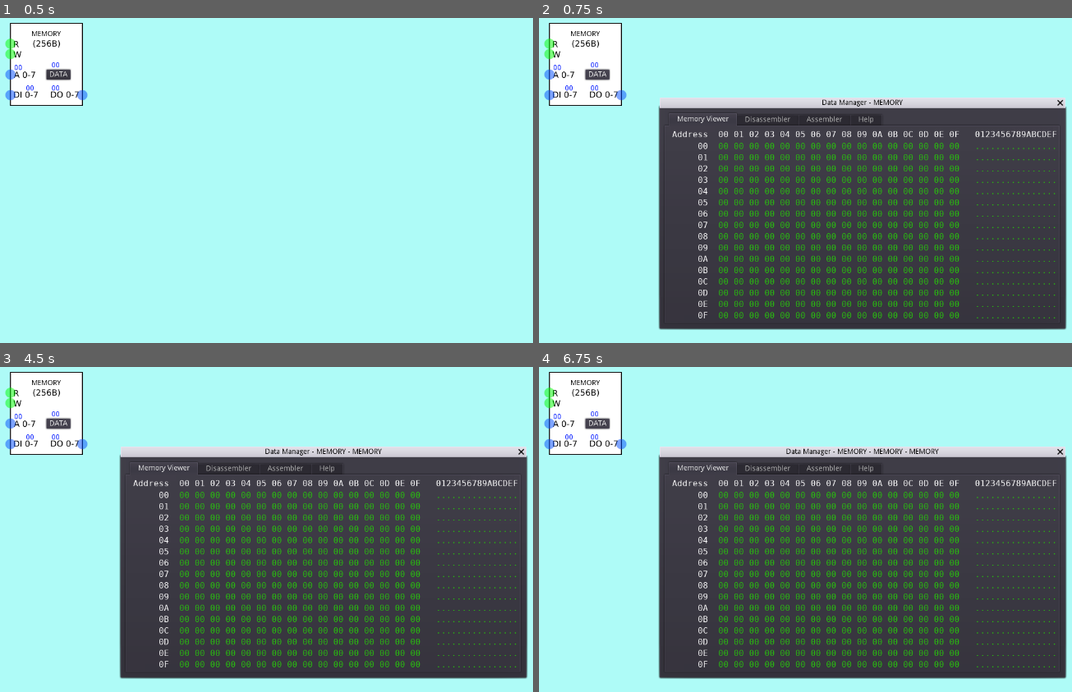
Above: before the commit, frames 1-4 (two rows, left to right).
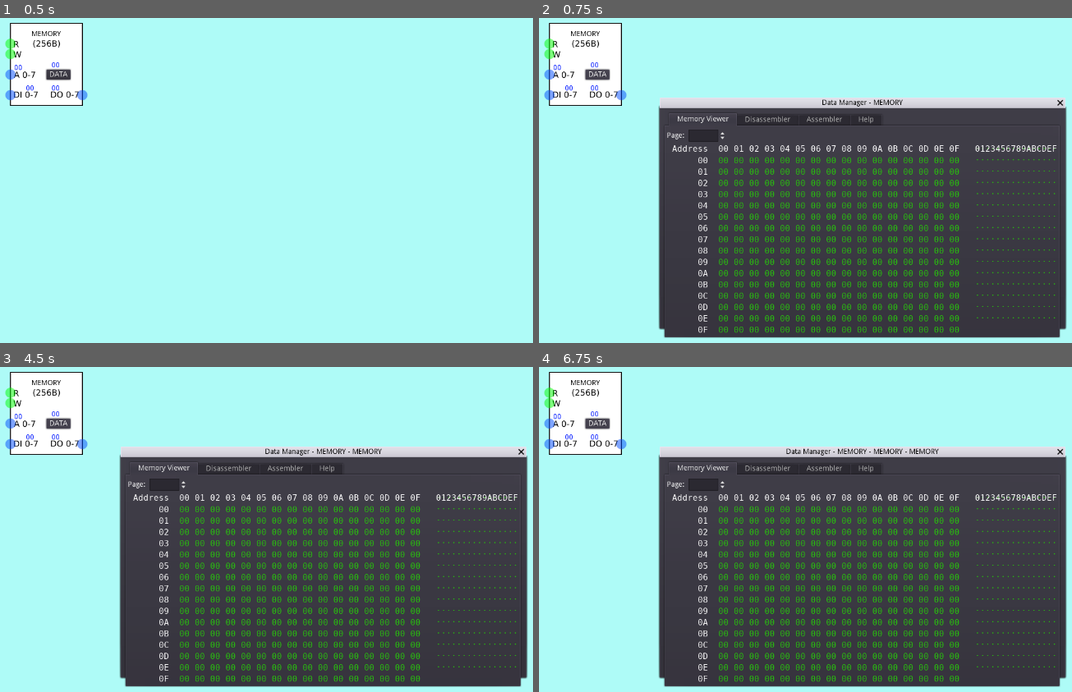
Above: after the commit, the same moments.

Repository: andrew-wilkes/digital-logic
Game: Godot game, scene res://parts/blocks/Memory.tscn
The game is run twice, just before and just after one commit, with the same random seed, the same clock (stepped at 60 frames per second) and the same inputs. This scene is started directly instead of the project's main scene.
Inputs:
- Up to frame 1 (0.5 s): no input
- Up to frame 2 (0.75 s): click "DATA" at 0.5 s
- Up to frame 3 (4.5 s): click "MEMORY" at 1.25 s; click "OK" at 2 s; click "MEMORY" at 2.75 s; click "OK" at 3.5 s; click "DATA" at 4.25 s
- Up to frame 4 (6.75 s): click "MEMORY" at 5 s; click "OK" at 5.75 s; click "DATA" at 6.5 s

Frame 1 is identical in both runs. In frame 2, 11% of the frame differs, in the area x 23-98%, y 34-99%; in frame 3, 11%; in frame 4, 11%.

Commit message:
Add page selector to Memory Viewer

Diff:
--- a/game/g.gd
+++ b/game/g.gd
@@ -12,6 +12,10 @@
 const UNSTABLE_THRESHOLD = 4
 const STATUS_COLORS = [Color.white, Color.orange, Color.red, Color.green, Color.yellow]
 const DEBUG = false
+
+var page = 0
+var pc = 0
+var max_page = 0
 
 var clicked_item = false
 var wire = null
--- a/game/panels/DataHelp.tscn
+++ b/game/panels/DataHelp.tscn
@@ -38,7 +38,7 @@
 
 [b]Assembler[/b]
 
-Here we may load, save, edit, and compile programs in the SUBLEQ language.
+Here we may load, save, edit, and compile programs in the SUBLEQ language or similar..
 
 Each line of code compiles to 3 bytes of machine code.
 The single operation is: [B] = [B] - [A] where [A] means the value stored at A
@@ -86,7 +86,7 @@
 
 Assembler
 
-Here we may load, save, edit, and compile programs in the SUBLEQ language.
+Here we may load, save, edit, and compile programs in the SUBLEQ language or similar..
 
 Each line of code compiles to 3 bytes of machine code.
 The single operation is: [B] = [B] - [A] where [A] means the value stored at A
--- a/game/panels/DataManager.gd
+++ b/game/panels/DataManager.gd
@@ -12,6 +12,7 @@
 func open(title = ""):
 	if title != "":
 		window_title += " - " + title
+	g.max_page = int(g.mem.size() / 256) - 1
 	call_deferred("popup_centered", Vector2(790, 430))
 	$Tabs/MemoryViewer.start(testing)
 	$Tabs/Disassembler.load_memory()
--- a/game/panels/MemoryViewer.gd
+++ b/game/panels/MemoryViewer.gd
@@ -13,10 +13,11 @@
 
 
 func start(_test = false):
+	$VBox/PageSelector.set_max()
 	testing = _test
 	if testing:
 		set_rand_data()
-	font_col = $HBox/VBox2/Hex.get("custom_colors/font_color")
+	font_col = $VBox/HBox/VBox2/Hex.get("custom_colors/font_color")
 	find_node("Sidebar").text = get_str_range("\n")
 	find_node("Header2").text = get_str_range()
 	find_node("Header3").text = get_str_range("", "%X")
@@ -42,7 +43,7 @@
 func _draw():
 	if draw_chrs:
 		var c_pos
-		var c_origin = $HBox/VBox3.rect_position + Vector2(0, 38)
+		var c_origin = $VBox/HBox/VBox3.rect_position + Vector2(0, 38)
 		var x = 0
 		var y = 0
 		for n in g.mem:
@@ -61,7 +62,7 @@
 	for i in n:
 		var v = i
 		if from_mem:
-			v = g.mem[i]
+			v = g.mem[i + g.page * 256]
 		sr.append(_fmt % v)
 	return sr.join(_chr)
 
--- a/game/panels/MemoryViewer.tscn
+++ b/game/panels/MemoryViewer.tscn
@@ -1,7 +1,8 @@
-[gd_scene load_steps=3 format=2]
+[gd_scene load_steps=4 format=2]
 
 [ext_resource path="res://assets/fonts/mono-font.tres" type="DynamicFont" id=1]
 [ext_resource path="res://panels/MemoryViewer.gd" type="Script" id=2]
+[ext_resource path="res://panels/PageSelector.tscn" type="PackedScene" id=3]
 
 [node name="MemoryViewer" type="MarginContainer"]
 margin_right = 780.0
@@ -11,24 +12,31 @@
 "_edit_use_anchors_": false
 }
 
-[node name="HBox" type="HBoxContainer" parent="."]
+[node name="VBox" type="VBoxContainer" parent="."]
 margin_right = 780.0
 margin_bottom = 412.0
+
+[node name="PageSelector" parent="VBox" instance=ExtResource( 3 )]
+
+[node name="HBox" type="HBoxContainer" parent="VBox"]
+margin_top = 28.0
+margin_right = 780.0
+margin_bottom = 70.0
 size_flags_horizontal = 3
 custom_constants/separation = 20
 __meta__ = {
 "_edit_use_anchors_": false
 }
 
-[node name="VBox1" type="VBoxContainer" parent="HBox"]
+[node name="VBox1" type="VBoxContainer" parent="VBox/HBox"]
 margin_right = 80.0
-margin_bottom = 412.0
+margin_bottom = 42.0
 rect_min_size = Vector2( 80, 0 )
 __meta__ = {
 "_edit_use_anchors_": false
 }
 
-[node name="Header1" type="Label" parent="HBox/VBox1"]
+[node name="Header1" type="Label" parent="VBox/HBox/VBox1"]
 margin_right = 80.0
 margin_bottom = 19.0
 custom_fonts/font = ExtResource( 1 )
@@ -36,7 +44,7 @@
 align = 2
 autowrap = true
 
-[node name="Sidebar" type="Label" parent="HBox/VBox1"]
+[node name="Sidebar" type="Label" parent="VBox/HBox/VBox1"]
 margin_top = 23.0
 margin_right = 80.0
 margin_bottom = 42.0
@@ -45,20 +53,20 @@
 align = 2
 autowrap = true
 
-[node name="VBox2" type="VBoxContainer" parent="HBox"]
+[node name="VBox2" type="VBoxContainer" parent="VBox/HBox"]
 margin_left = 100.0
 margin_right = 580.0
-margin_bottom = 412.0
+margin_bottom = 42.0
 rect_min_size = Vector2( 480, 0 )
 
-[node name="Header2" type="Label" parent="HBox/VBox2"]
+[node name="Header2" type="Label" parent="VBox/HBox/VBox2"]
 margin_right = 480.0
 margin_bottom = 19.0
 size_flags_horizontal = 3
 custom_fonts/font = ExtResource( 1 )
 autowrap = true
 
-[node name="Hex" type="Label" parent="HBox/VBox2"]
+[node name="Hex" type="Label" parent="VBox/HBox/VBox2"]
 margin_top = 23.0
 margin_right = 480.0
 margin_bottom = 42.0
@@ -67,20 +75,20 @@
 custom_colors/font_color = Color( 0.160784, 0.74902, 0.0588235, 1 )
 autowrap = true
 
-[node name="VBox3" type="VBoxContainer" parent="HBox"]
+[node name="VBox3" type="VBoxContainer" parent="VBox/HBox"]
 margin_left = 600.0
 margin_right = 760.0
-margin_bottom = 412.0
+margin_bottom = 42.0
 rect_min_size = Vector2( 160, 0 )
 
-[node name="Header3" type="Label" parent="HBox/VBox3"]
+[node name="Header3" type="Label" parent="VBox/HBox/VBox3"]
 margin_right = 160.0
 margin_bottom = 19.0
 size_flags_horizontal = 3
 custom_fonts/font = ExtResource( 1 )
 autowrap = true
 
-[node name="Chr" type="Label" parent="HBox/VBox3"]
+[node name="Chr" type="Label" parent="VBox/HBox/VBox3"]
 margin_top = 23.0
 margin_right = 160.0
 margin_bottom = 42.0
--- /dev/null
+++ b/game/panels/PageSelector.gd
@@ -0,0 +1,11 @@
+extends HBoxContainer
+
+signal page_changed
+
+func set_max():
+	$Page.max_value = g.max_page
+
+
+func _on_Page_value_changed(value):
+	g.page = int(value)
+	emit_signal("page_changed")
--- /dev/null
+++ b/game/panels/PageSelector.tscn
@@ -0,0 +1,25 @@
+[gd_scene load_steps=2 format=2]
+
+[ext_resource path="res://panels/PageSelector.gd" type="Script" id=1]
+
+[node name="PageSelector" type="HBoxContainer"]
+margin_right = 780.0
+margin_bottom = 24.0
+script = ExtResource( 1 )
+__meta__ = {
+"_edit_use_anchors_": false
+}
+
+[node name="Label" type="Label" parent="."]
+margin_top = 5.0
+margin_right = 38.0
+margin_bottom = 19.0
+text = "Page: "
+
+[node name="Page" type="SpinBox" parent="."]
+margin_left = 42.0
+margin_right = 116.0
+margin_bottom = 24.0
+size_flags_horizontal = 0
+max_value = 15.0
+[connection signal="value_changed" from="Page" to="." method="_on_Page_value_changed"]
